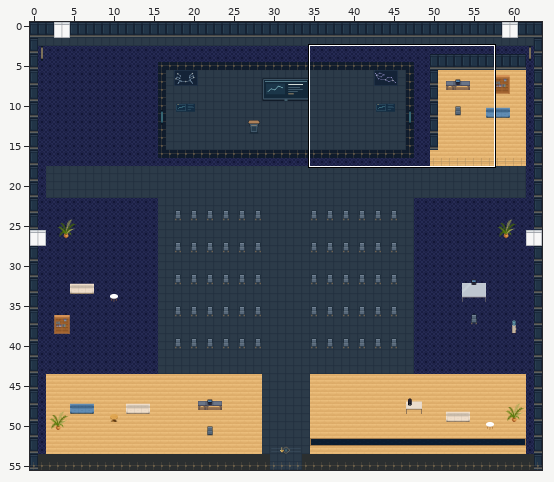
Two states of a Tiled map (JSON), maps/lunar-hall.tmj. Above: a wide view before the commit, with the close-up outlined.
Close-up. Before:
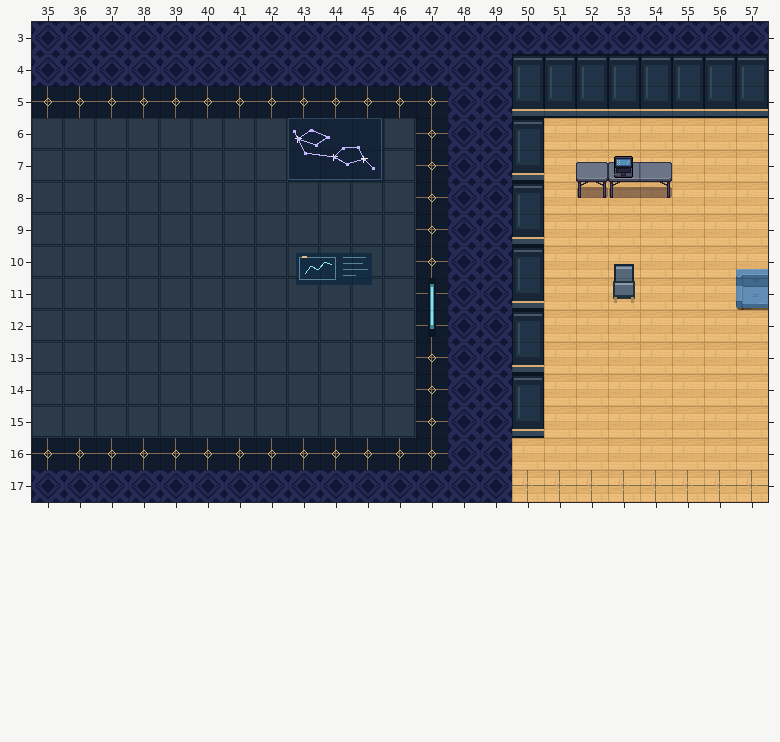
Cells are 32x32 px. Shown: x 35..57, y 3..17. The commit also changed other parts of the map, which this record leaves out.
New version:
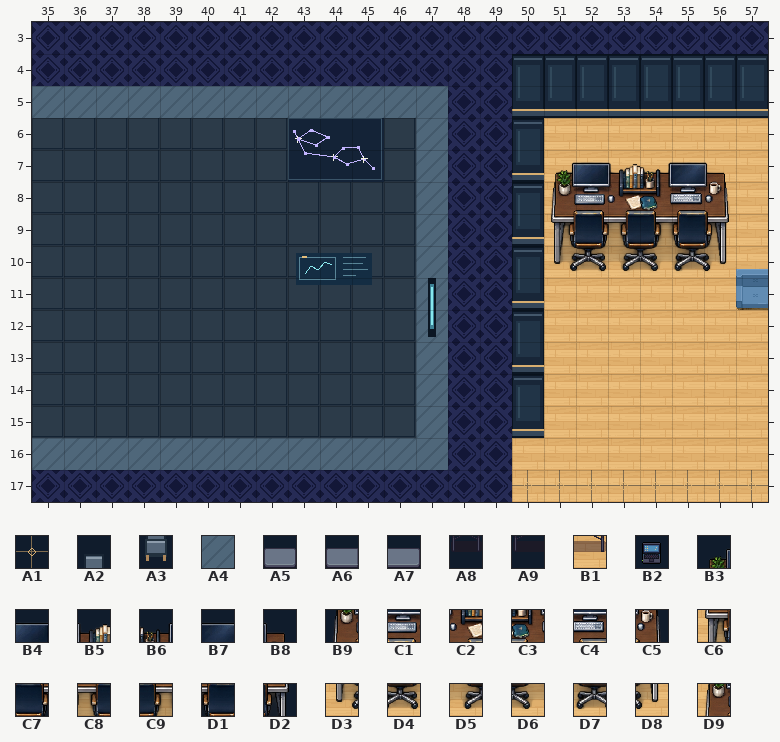
Key: from "art-0": A1 15, A2 270, A3 286; from "art-1": A4 360; from "art-2": A5 8, A6 9, A7 10, A8 12, A9 13, B1 14; from "art-3": B2 1; from "art-6": B3 0, B4 1, B5 2, B6 3, B7 4, B8 5, B9 16, C1 17, C2 18, C3 19, C4 20, C5 21, C6 32, C7 33, C8 34, C9 35, D1 36, D2 37, D3 48, D4 49, D5 50, D6 51, D7 52, D8 53; from "navigation-mask": D9 1.
__ is an empty cell.
See-through tiles are keyed as they look on the map.
From old to new:
Layer "terrain":
y 5: x 35..47 A1 A1 A1 A1 A1 A1 A1 A1 A1 A1 A1 A1 A1 -> A4 A4 A4 A4 A4 A4 A4 A4 A4 A4 A4 A4 A4
y 6..15: x 47 A1 -> A4
y 16: x 35..47 A1 A1 A1 A1 A1 A1 A1 A1 A1 A1 A1 A1 A1 -> A4 A4 A4 A4 A4 A4 A4 A4 A4 A4 A4 A4 A4
Layer "scenery-belowAvatar-0":
y 7: x 51..56 __ A5 A6 A7 __ __ -> B3 B4 B5 B6 B7 B8
y 8: x 51..56 __ A8 A9 B1 __ __ -> B9 C1 C2 C3 C4 C5
y 9: x 51..56 __ __ __ __ __ __ -> C6 C7 C8 C9 D1 D2
y 10: x 51..56 __ __ A2 __ __ __ -> D3 D4 D5 D6 D7 D8
y 11: x 53 A3 -> __
Layer "scenery-belowAvatar-1":
y 7: x 53 B2 -> __
Layer "physical-collisions":
y 7: x 51..56 __ __ __ __ __ __ -> D9 D9 D9 D9 D9 D9
y 8: x 51 __ -> D9; x 55..56 __ __ -> D9 D9
y 9..10: x 51..56 __ __ __ __ __ __ -> D9 D9 D9 D9 D9 D9
y 11: x 53 D9 -> __
Pixel boxes of the changes (left, top, right, bottom) in both close-ups:
changed: (32, 86, 448, 470)
changed: (550, 156, 729, 303)
